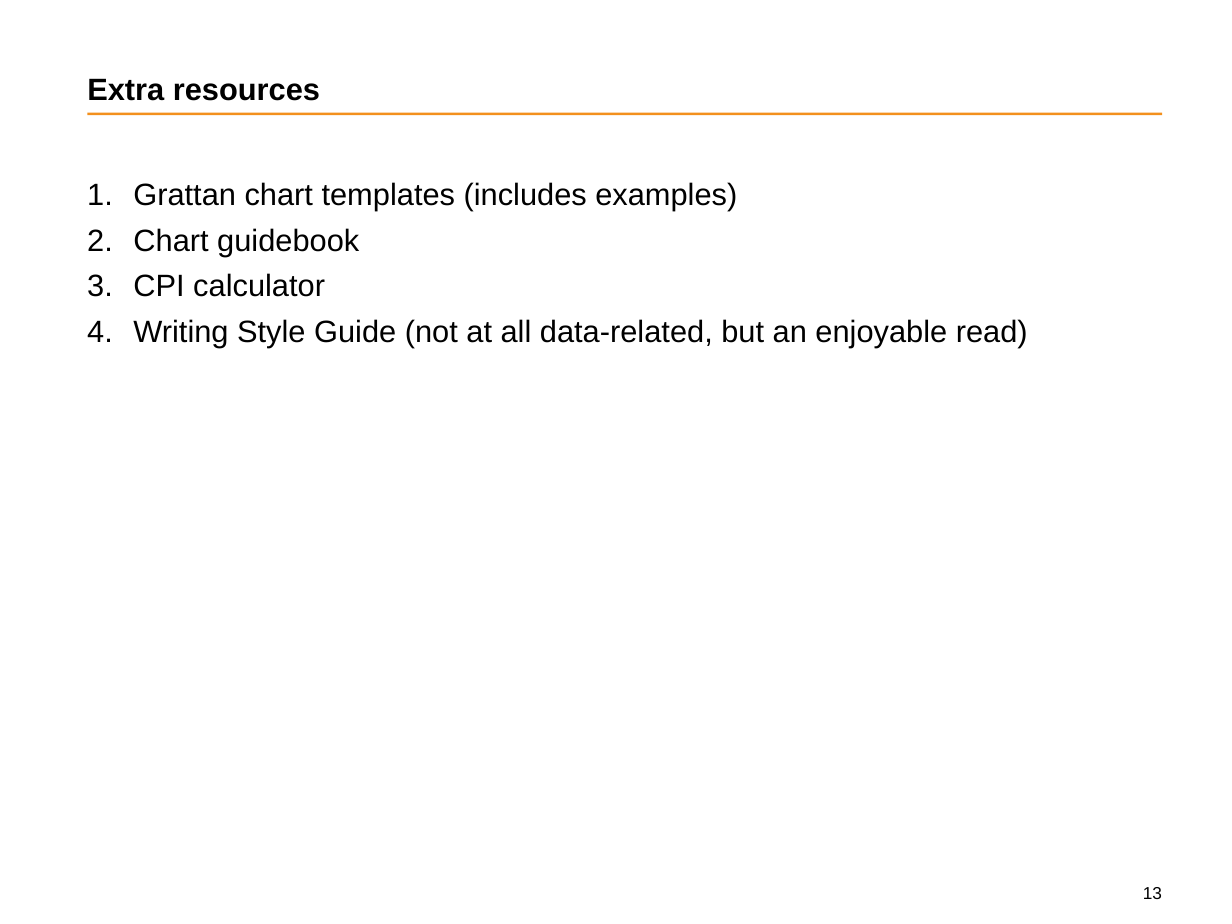
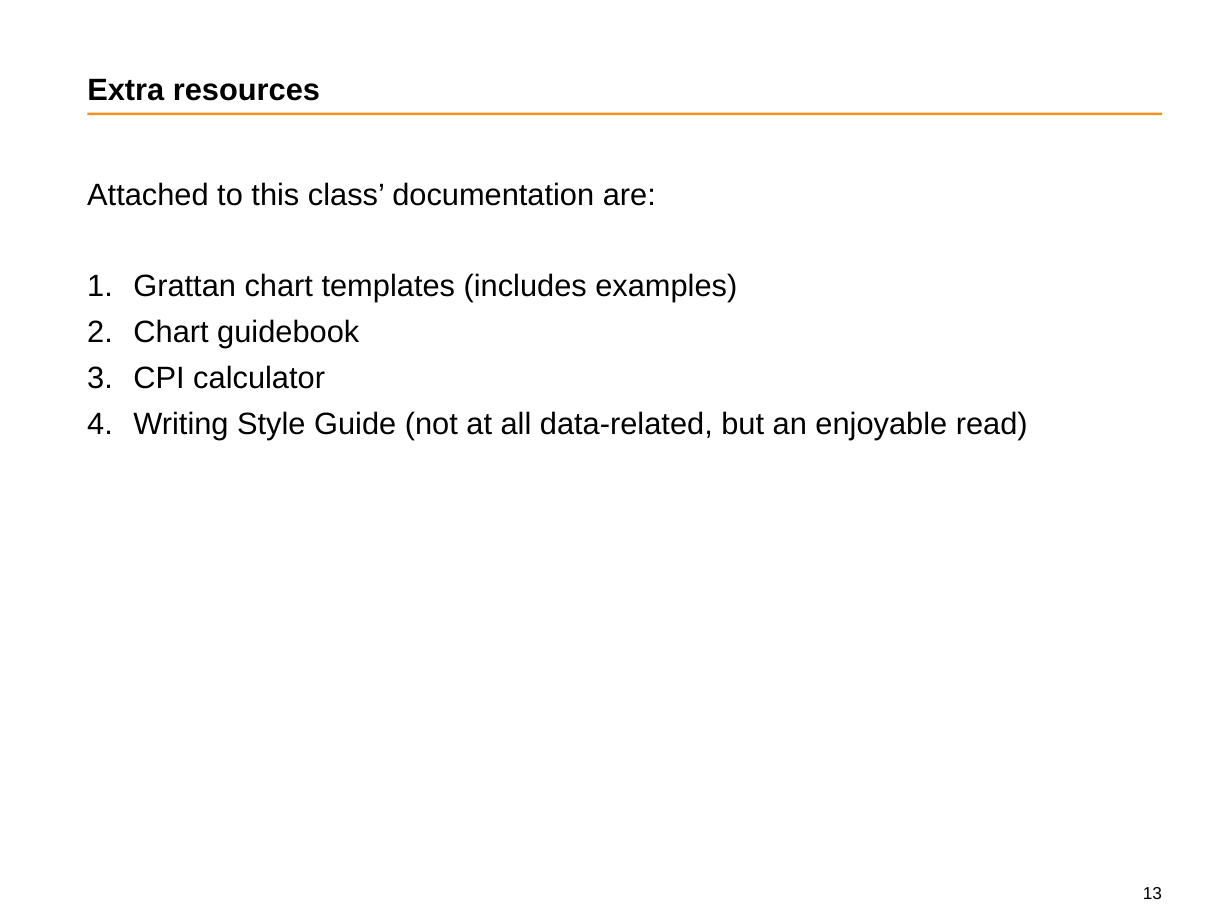
Before and after one commit to wfmackey/dataclass, a slide deck: slide 13 of intern_data_class1806/1_data_class_presentation.pptx. Drawn at 1232x924 pixels with LibreOffice and Linux fonts; fonts in the diff are those of the drawing; background and template pictures are left out. Boxes give left, top, right and bottom in pixels: in the first picture for what was removed or moved away, otherwise in the second. Text is boxed around its words. In the diff, an @@ line names an element or a change of style, - is before the commit and + after.

```diff
--- a/intern_data_class1806/1_data_class_presentation.pptx
+++ b/intern_data_class1806/1_data_class_presentation.pptx
@@ text at (87,182,656,206): paragraph added @@
+Attached to this class’ documentation are:
```
Also in this commit, not shown: 11 other slides changed, 7 other files.
